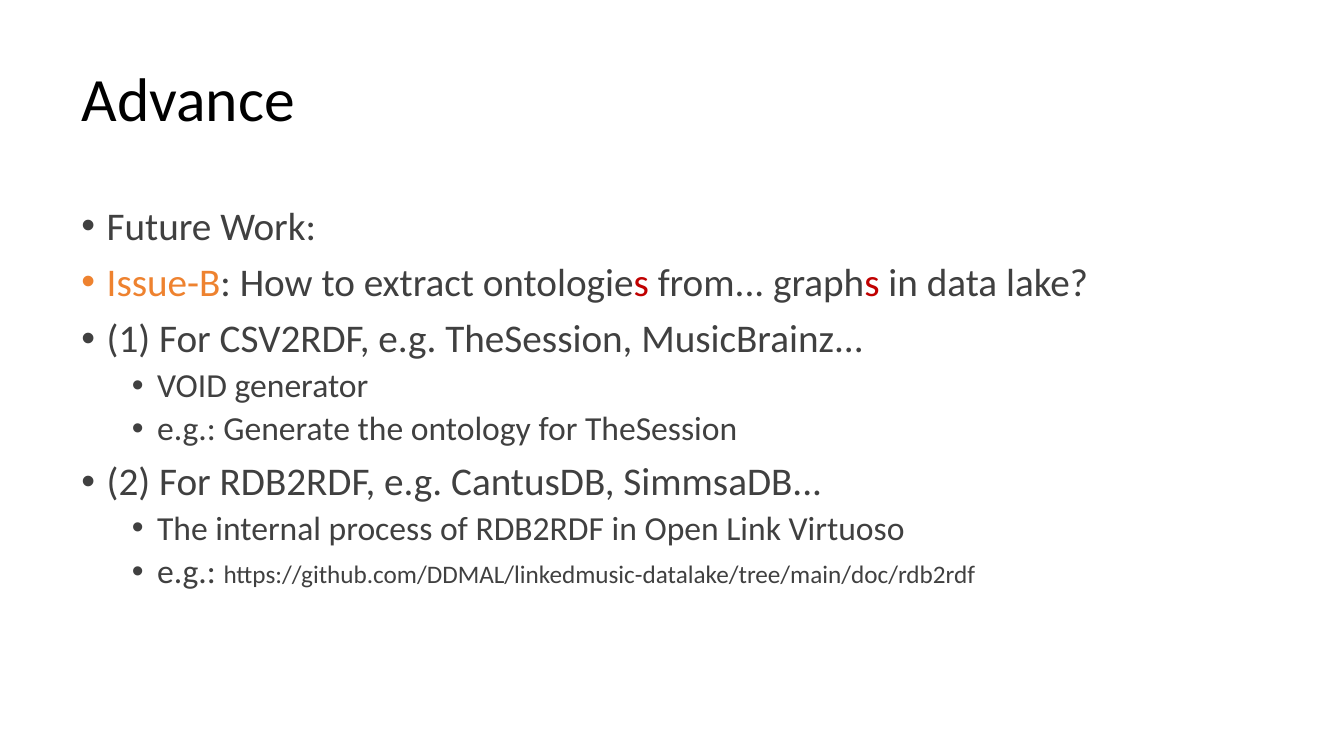
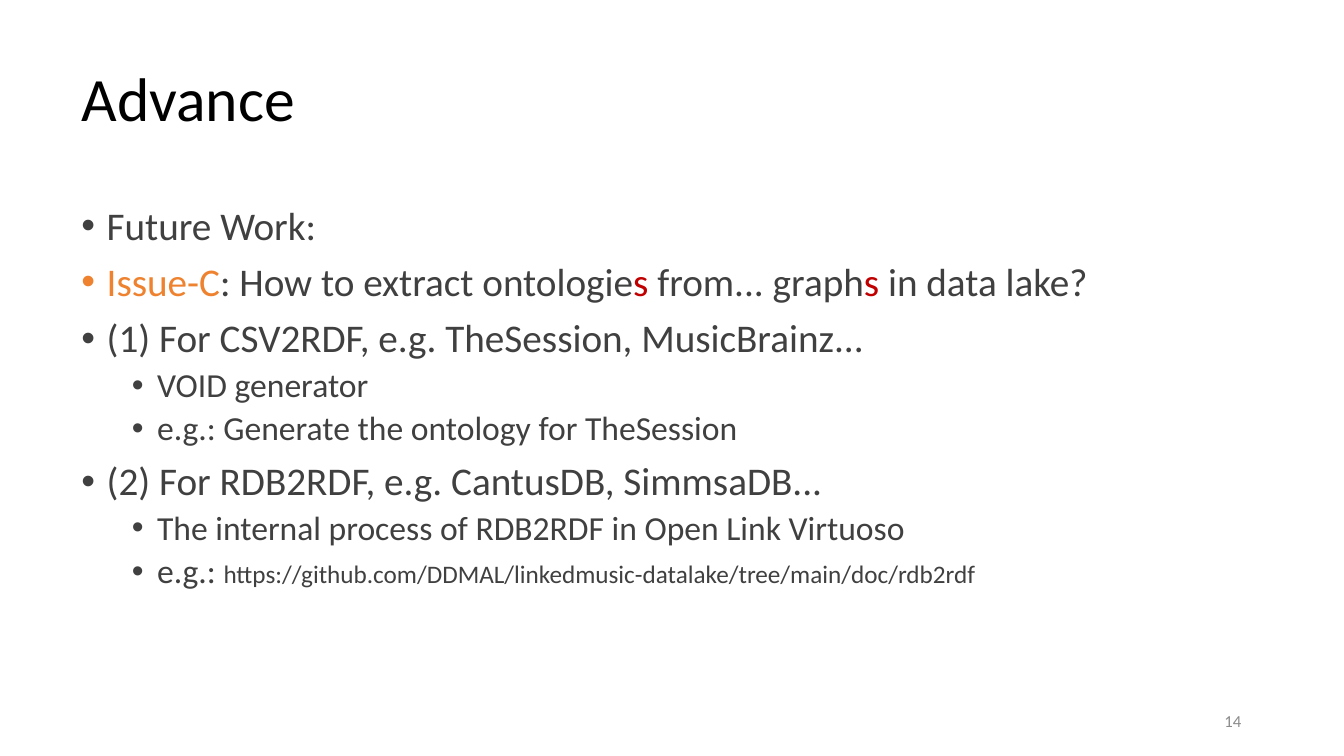
Before and after one commit to DDMAL/linkedmusic-queries, a slide deck: slide 14 of handOver_generalReviewOf_LinkedMusicQueries2024-2025.pptx (slide 12 before the commit). Drawn at 1344x756 pixels with LibreOffice and Linux fonts; fonts in the diff are those of the drawing. Boxes give left, top, right and bottom in pixels: in the first picture for what was removed or moved away, otherwise in the second. Text is boxed around its words. In the diff, an @@ line names an element or a change of style, - is before the commit and + after.

```diff
--- a/handOver_generalReviewOf_LinkedMusicQueries2024-2025.pptx
+++ b/handOver_generalReviewOf_LinkedMusicQueries2024-2025.pptx
@@ text at (x1=107, y1=268, x2=1088, y2=303): text changed @@
-• Issue-B: How to extract ontologies from... graphs in data lake?
+• Issue-C: How to extract ontologies from... graphs in data lake?
@@ page number added at (x1=1224, y1=716, x2=1241, y2=727), 12 pt, text #8C8C8C @@
+14
```
Also in this commit, not shown: 13 other slides changed, 3 slides added, 2 other files.
